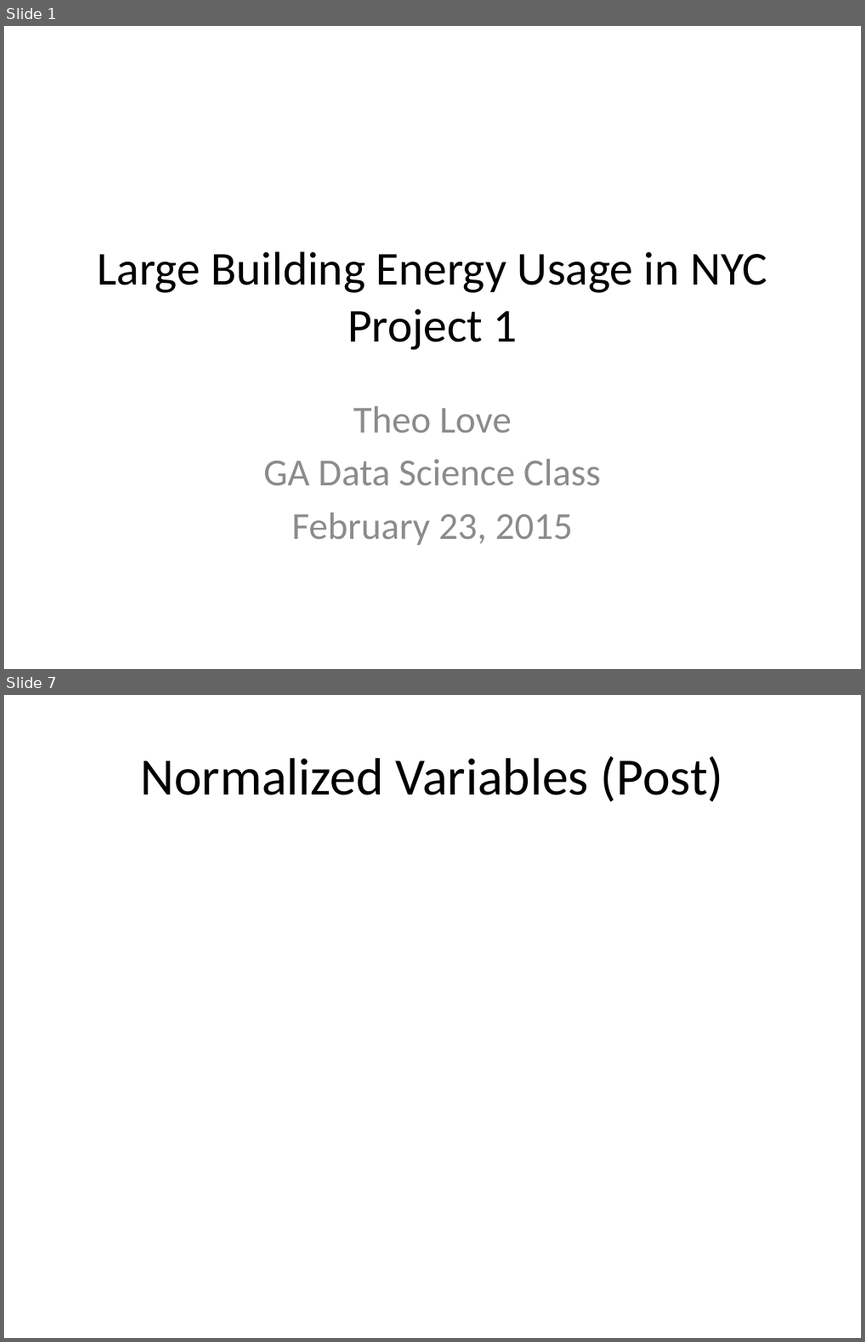
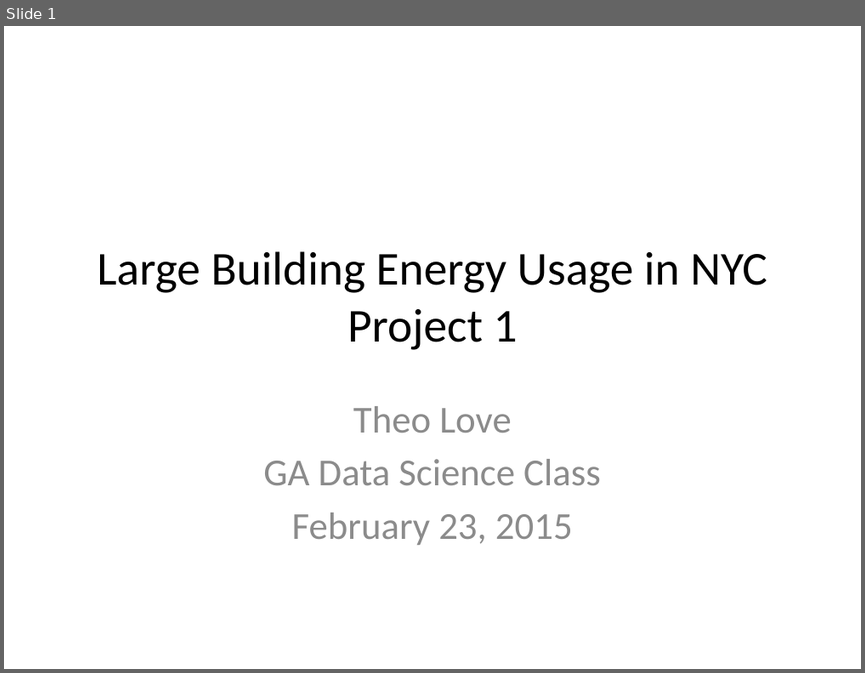
Before and after one commit to theolove/ga_project1_tlove, a slide deck: Projects/Project 1/Project1_Tlove Presentation.pptx. Shown one above the other, each under a label of ours: slides 1 and 7 before the commit, slide 1 after it; the slides between them are not shown. The pictures are 865x1342 and 865x673 pixels, drawn with LibreOffice and Linux fonts; fonts in the diff are those of the drawing. Boxes give left, top, right and bottom in pixels: in the first picture for what was removed or moved away, otherwise in the second. Text is boxed around its words. In the diff, an @@ line names an element or a change of style, - is before the commit and + after.

```diff
--- a/Projects/Project 1/Project1_Tlove Presentation.pptx
+++ b/Projects/Project 1/Project1_Tlove Presentation.pptx
@@ slide 7 removed at (4, 695, 861, 1338), background #FFFFFF @@
@@ title removed at (140, 756, 723, 802) @@
-Normalized Variables (Post)
```
Also in this commit, not shown: 3 slides changed, 7 slides added, 3 other slides removed, 1 other file.
